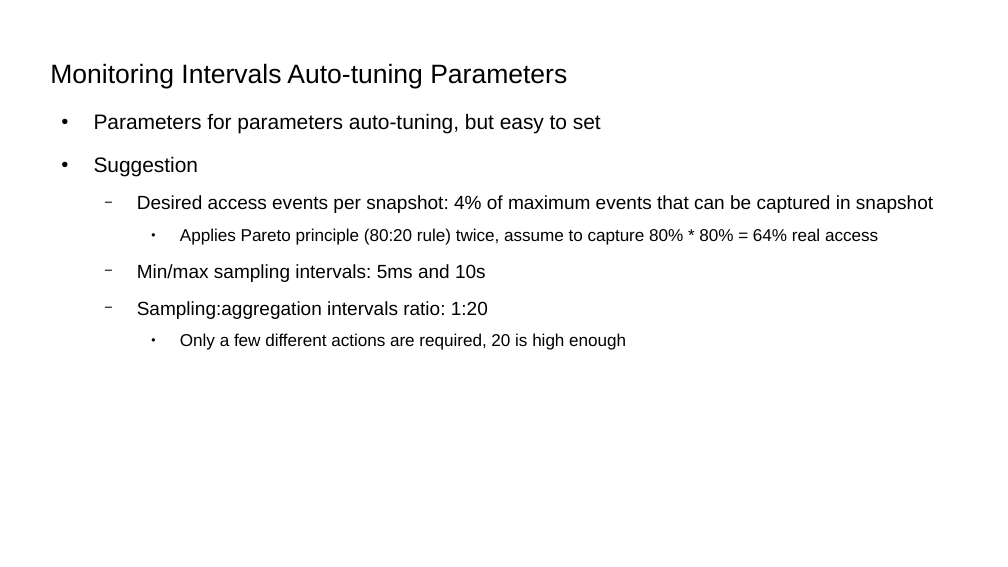
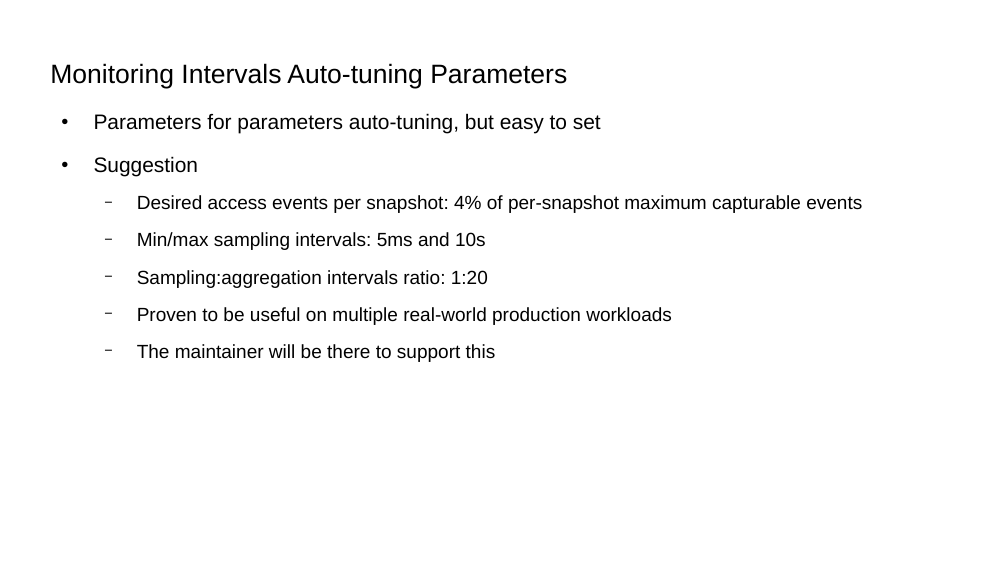
Before and after one commit to damonitor/talks, a slide deck: slide 54 of 2025/kernel_recipes/damon_kernel_recipes2025.odp (slide 51 before the commit). Drawn at 1008x567 pixels with LibreOffice and Linux fonts; fonts in the diff are those of the drawing. Boxes give left, top, right and bottom in pixels: in the first picture for what was removed or moved away, otherwise in the second. Text is boxed around its words. In the diff, an @@ line names an element or a change of style, - is before the commit and + after.

```diff
--- a/2025/kernel_recipes/damon_kernel_recipes2025.odp
+++ b/2025/kernel_recipes/damon_kernel_recipes2025.odp
@@ text at [137, 195, 862, 213]: text changed @@
-  − Desired access events per snapshot: 4% of maximum events that can be captured in snapshot
-    ● Applies Pareto principle (80:20 rule) twice, assume to capture 80% * 80% = 64% real access
+  − Desired access events per snapshot: 4% of per-snapshot maximum capturable events
@@ text at [137, 307, 672, 362]: text changed; size 13.5 to 15 pt @@
-    ● Only a few different actions are required, 20 is high enough
+  − Proven to be useful on multiple real-world production workloads
+  − The maintainer will be there to support this
```
Also in this commit, not shown: 28 other slides changed, 5 slides added, 1 slide removed, 1 other file.
